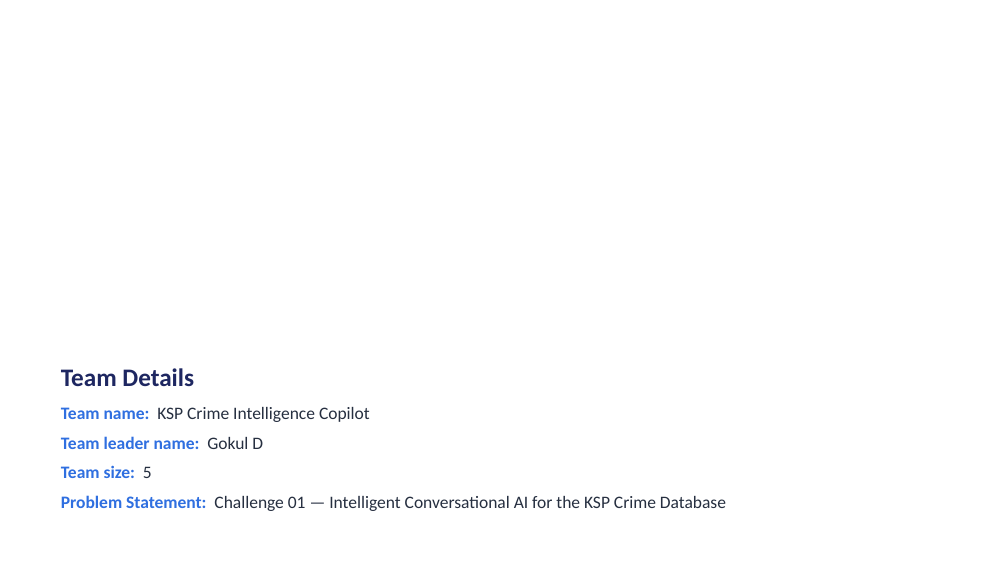
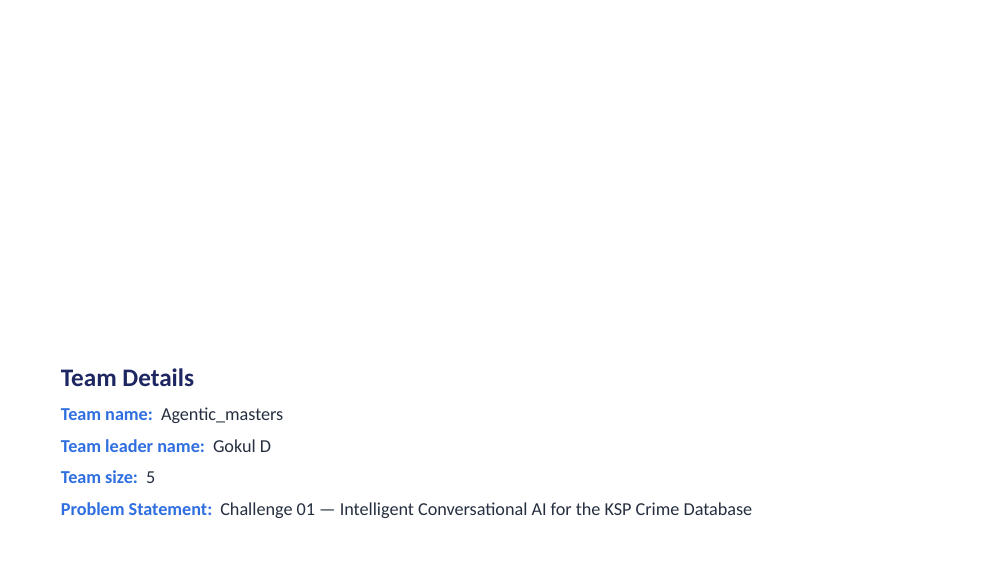
Before and after one commit to Rahulcse79/ksp-crime-intelligence-copilot, a slide deck: slide 1 of Docs/KSP_Datathon_2026_Final_Submission.pptx. Drawn at 1008x567 pixels with LibreOffice and Linux fonts; fonts in the diff are those of the drawing; background and template pictures are left out. Boxes give left, top, right and bottom in pixels: in the first picture for what was removed or moved away, otherwise in the second. Text is boxed around its words. In the diff, an @@ line names an element or a change of style, - is before the commit and + after.

```diff
--- a/Docs/KSP_Datathon_2026_Final_Submission.pptx
+++ b/Docs/KSP_Datathon_2026_Final_Submission.pptx
@@ text at box(61, 407, 283, 423): text changed; size 12.5 to 13 pt @@
-Team name: KSP Crime Intelligence Copilot
+Team name: Agentic_masters
@@ text at box(61, 439, 753, 518): size 12.5 to 13 pt in "Team leader name: Gokul D", "Team size: 5", "Problem Statement: Challenge 01 — Intelligent Conversational ..."; more space between paragraphs @@
```
Also in this commit, not shown: 1 other slide changed, 1 other file.
